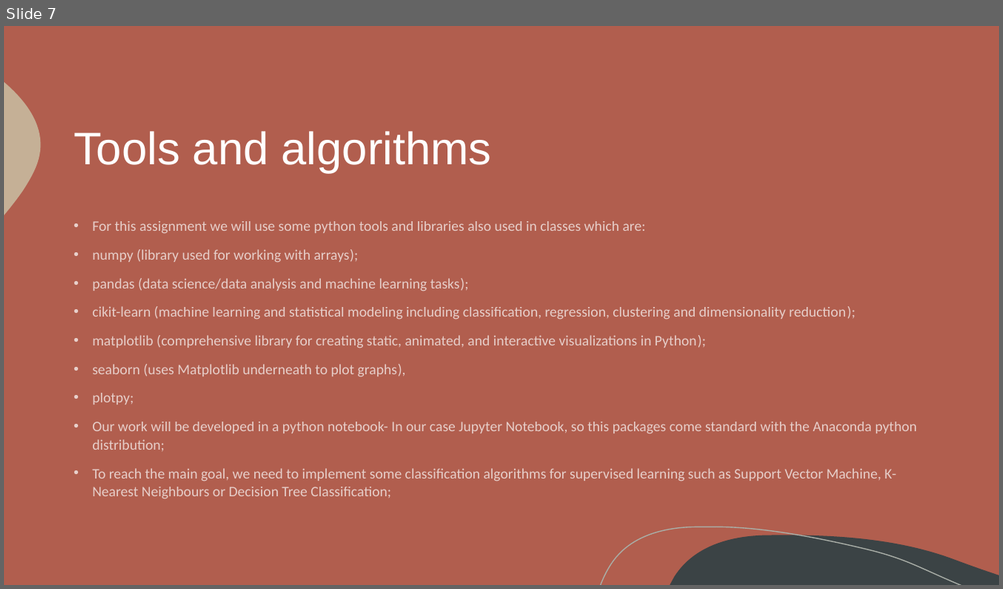
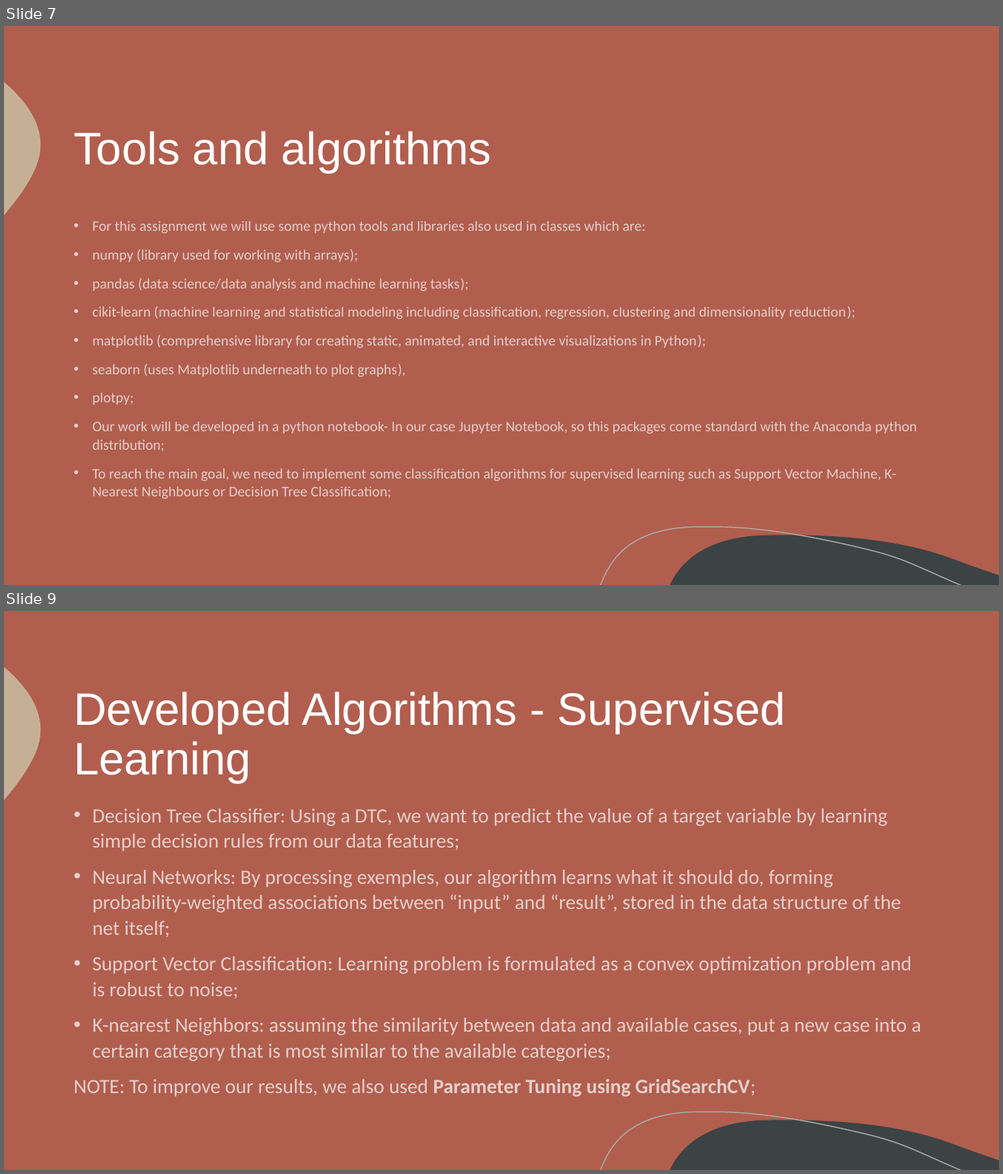
Before and after one commit to itsdomsantos/IART-2022, a slide deck: proj2/iart_proj2_final.pptx. Shown one above the other, each under a label of ours: slide 7 before the commit, slides 7 and 9 after it; the slides between them are not shown. The pictures are 1003x589 and 1003x1174 pixels, drawn with LibreOffice and Linux fonts; fonts in the diff are those of the drawing. Boxes give left, top, right and bottom in pixels: in the first picture for what was removed or moved away, otherwise in the second. Text is boxed around its words. In the diff, an @@ line names an element or a change of style, - is before the commit and + after.

Commit message:
final pptx

```diff
--- a/proj2/iart_proj2_final.pptx
+++ b/proj2/iart_proj2_final.pptx
@@ slide 9 added at bbox=[4, 611, 999, 1170], background #B15E4E; not listed: 3 template elements that a slide beside it also shows @@
@@ title added at bbox=[74, 692, 785, 783], 44 pt, text #FFFFFF @@
+Developed Algorithms - Supervised Learning
@@ text added at bbox=[74, 809, 921, 1097], 19.6 pt, text #FFFFFF at 70% opacity @@
+• Decision Tree Classifier: Using a DTC, we want to predict the value of a target variable by learning simple decision rules from our data features;
+• Neural Networks: By processing exemples, our algorithm learns what it should do, forming probability-weighted associations between “input” and “result”, stored in the data structure of the net itself;
+• Support Vector Classification: Learning problem is formulated as a convex optimization problem and is robust to noise;
+• K-nearest Neighbors: assuming the similarity between data and available cases, put a new case into a certain category that is most similar to the available categories;
+NOTE: To improve our results, we also used Parameter Tuning using GridSearchCV;
```
Also in this commit, not shown: 1 slide changed, 3 other slides added, 1 slide removed, 1 other file.
